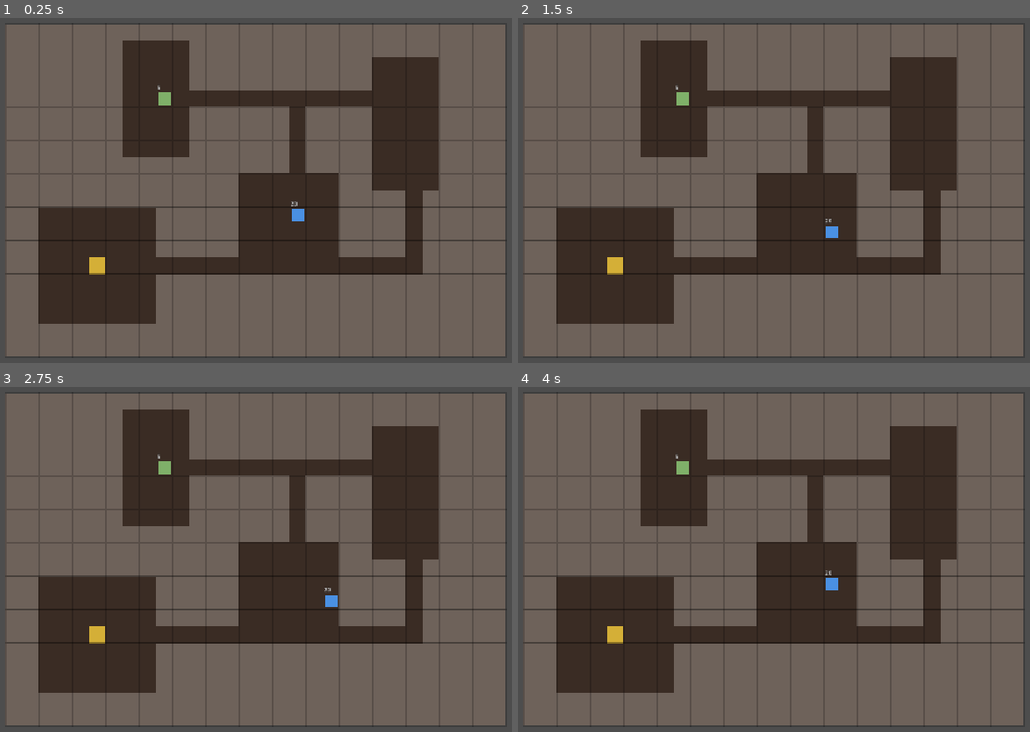
Above: before the commit, frames 1-4 (two rows, left to right).
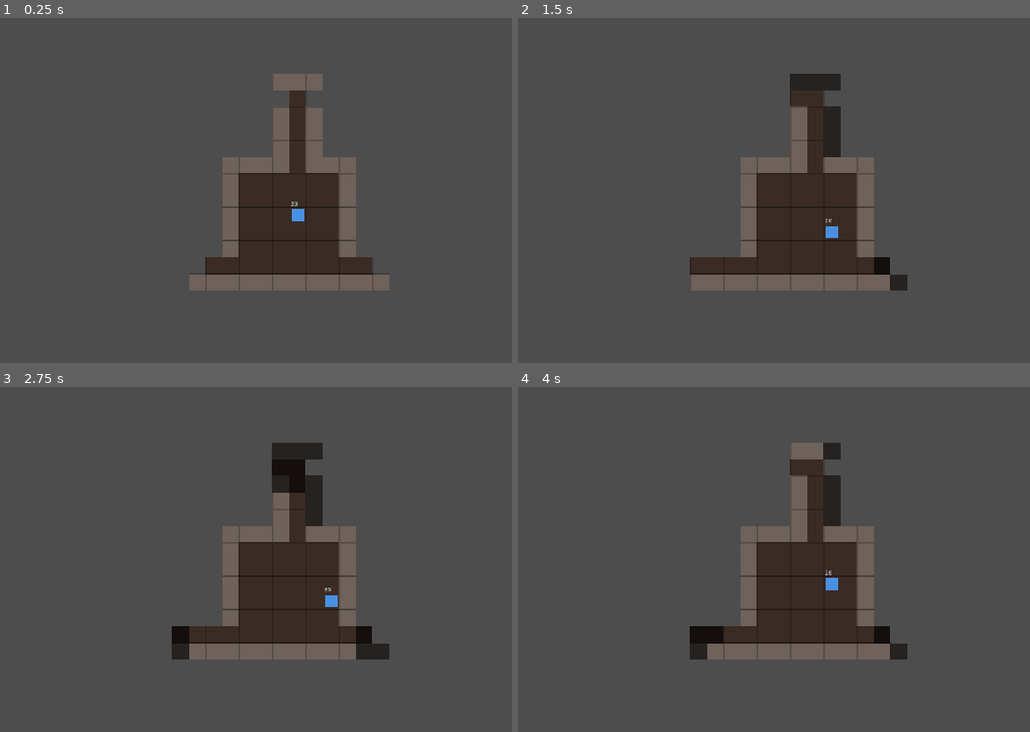
Above: after the commit, the same moments.

Repository: NicolasDeNigris91/Public_Roguelike
Game: Godot game, scene res://scenes/main.tscn
Two runs of this game, one before a commit and one after it. Both use one fixed random seed, a clock stepped at 60 frames per second and the inputs below.
Inputs:
- Up to frame 1 (0.25 s): no input
- Up to frame 2 (1.5 s): tap Enter at 0.5 s; hold Right 0.53-1.28 s; tap Space at 1.25 s; hold Down from 1.28 s (still down)
- Up to frame 3 (2.75 s): tap Enter at 2 s; release Down at 2.03 s; hold Right from 2.03 s (still down)
- Up to frame 4 (4 s): tap Space at 2.75 s; release Right at 2.78 s; hold Up 2.78-3.53 s; tap Enter at 3.5 s; hold Left from 3.53 s (still down)

The runs differ from the first frame. In frame 1, 77% of the frame differs, in the area x 1-100%, y 1-99%; in frame 2, 77%; in frame 3, 78%; in frame 4, 77%.

Commit message:
feat: sprint 3c - field of view via raycasting
- fov.gd: 360-ray Euclidean raycasting, radius 8
- dungeon.gd: visible_tiles/explored_tiles dictionaries, memory-dimmed rendering (35% brightness for out-of-sight explored tiles, black for unexplored)
- turn_manager.gd: skips take_turn() for enemies outside player FOV
- main.gd: update_fov after each player move, _refresh_enemy_visibility toggles enemy Node2D.visible
- README: sprints 0-3 listed as done

Diff:
--- a/scripts/dungeon.gd
+++ b/scripts/dungeon.gd
@@ -8,10 +8,13 @@
 const WALL_COLOR := Color("#6e625a")
 const STAIRS_COLOR := Color("#d4af37")
 const GRID_LINE_COLOR := Color(0, 0, 0, 0.2)
+const MEMORY_DIM: float = 0.35
 
 var grid: Grid
 var rooms: Array[Rect2i] = []
 var stairs_position: Vector2i = Vector2i(-1, -1)
+var visible_tiles: Dictionary = {}
+var explored_tiles: Dictionary = {}
 var rng := RandomNumberGenerator.new()
 
 func _ready() -> void:
@@ -19,7 +22,18 @@
 	_generate_floor()
 
 func regenerate() -> void:
+	visible_tiles.clear()
+	explored_tiles.clear()
 	_generate_floor()
+
+func update_fov(origin: Vector2i) -> void:
+	visible_tiles = FOV.compute(grid, origin)
+	for pos in visible_tiles:
+		explored_tiles[pos] = true
+	queue_redraw()
+
+func is_tile_visible(pos: Vector2i) -> bool:
+	return visible_tiles.has(pos)
 
 func room_center(index: int) -> Vector2i:
 	var r := rooms[index]
@@ -43,6 +57,9 @@
 	for y in range(grid.height):
 		for x in range(grid.width):
 			var pos := Vector2i(x, y)
+			if not explored_tiles.has(pos):
+				continue
+
 			var cell := grid.get_cell(pos)
 			var fill: Color
 			match cell:
@@ -52,6 +69,12 @@
 					fill = STAIRS_COLOR
 				_:
 					fill = WALL_COLOR
+
+			var is_seen := visible_tiles.has(pos)
+			if not is_seen:
+				fill = fill.lerp(Color.BLACK, 1.0 - MEMORY_DIM)
+
 			var rect := Rect2(x * tile, y * tile, tile, tile)
 			draw_rect(rect, fill)
-			draw_rect(rect, GRID_LINE_COLOR, false, 1.0)
+			if is_seen:
+				draw_rect(rect, GRID_LINE_COLOR, false, 1.0)
--- /dev/null
+++ b/scripts/fov.gd
@@ -0,0 +1,33 @@
+class_name FOV
+
+const RADIUS: int = 8
+const NUM_RAYS: int = 360
+
+static func compute(grid: Grid, origin: Vector2i, radius: int = RADIUS) -> Dictionary:
+	var visible := {}
+	visible[origin] = true
+
+	for i in range(NUM_RAYS):
+		var angle := i * TAU / NUM_RAYS
+		_cast_ray(grid, origin, angle, radius, visible)
+
+	return visible
+
+static func _cast_ray(grid: Grid, origin: Vector2i, angle: float, radius: int, visible: Dictionary) -> void:
+	var dx := cos(angle)
+	var dy := sin(angle)
+	var x := float(origin.x) + 0.5
+	var y := float(origin.y) + 0.5
+
+	for step in range(radius):
+		x += dx
+		y += dy
+		var pos := Vector2i(floori(x), floori(y))
+
+		if not grid.in_bounds(pos):
+			return
+
+		visible[pos] = true
+
+		if grid.get_cell(pos) == Grid.CellType.WALL:
+			return
--- a/scripts/main.gd
+++ b/scripts/main.gd
@@ -14,10 +14,13 @@
 	player.turn_manager = turn_manager
 	player.died.connect(_on_player_died)
 	player.moved.connect(_on_player_moved)
+	turn_manager.dungeon = dungeon
 	turn_manager.register_player(player)
 
 	_populate_floor()
-	print("Roguelike booted — Sprint 3b OK | Floor %d, %d rooms" % [current_floor, dungeon.rooms.size()])
+	dungeon.update_fov(player.grid_position)
+	_refresh_enemy_visibility()
+	print("Roguelike booted — Sprint 3c OK | Floor %d, %d rooms" % [current_floor, dungeon.rooms.size()])
 
 func _populate_floor() -> void:
 	if dungeon.rooms.size() >= 1:
@@ -49,13 +52,23 @@
 
 	dungeon.regenerate()
 	_populate_floor()
+	dungeon.update_fov(player.grid_position)
+	_refresh_enemy_visibility()
 	print("Descended to Floor %d | %d rooms, %d enemies" % [
 		current_floor, dungeon.rooms.size(), turn_manager.enemies.size()
 	])
 
+func _refresh_enemy_visibility() -> void:
+	for enemy in turn_manager.enemies:
+		if is_instance_valid(enemy):
+			enemy.visible = dungeon.is_tile_visible(enemy.grid_position)
+
 func _on_player_moved(to_pos: Vector2i) -> void:
 	if dungeon.grid.get_cell(to_pos) == Grid.CellType.STAIRS:
 		_descend()
+		return
+	dungeon.update_fov(to_pos)
+	_refresh_enemy_visibility()
 
 func _on_player_died() -> void:
 	print("You died on Floor %d" % current_floor)
--- a/scripts/turn_manager.gd
+++ b/scripts/turn_manager.gd
@@ -3,6 +3,7 @@
 
 signal turn_changed(is_player_turn: bool)
 
+var dungeon: Dungeon
 var player: Player
 var enemies: Array[Enemy] = []
 var is_player_turn: bool = true
@@ -21,8 +22,11 @@
 	turn_changed.emit(false)
 
 	for enemy in enemies.duplicate():
-		if is_instance_valid(enemy):
-			enemy.take_turn()
+		if not is_instance_valid(enemy):
+			continue
+		if dungeon != null and not dungeon.is_tile_visible(enemy.grid_position):
+			continue
+		enemy.take_turn()
 
 	is_player_turn = true
 	if is_instance_valid(player):
Not shown, added: scripts/fov.gd.uid
Not shown, changed: README.md
